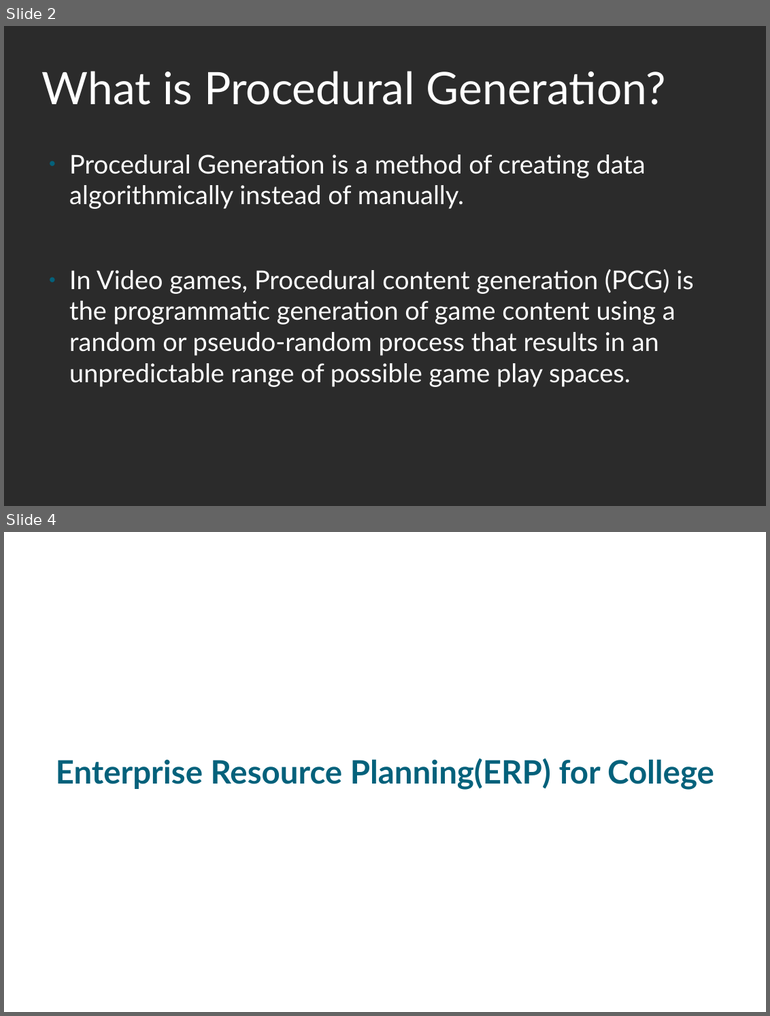
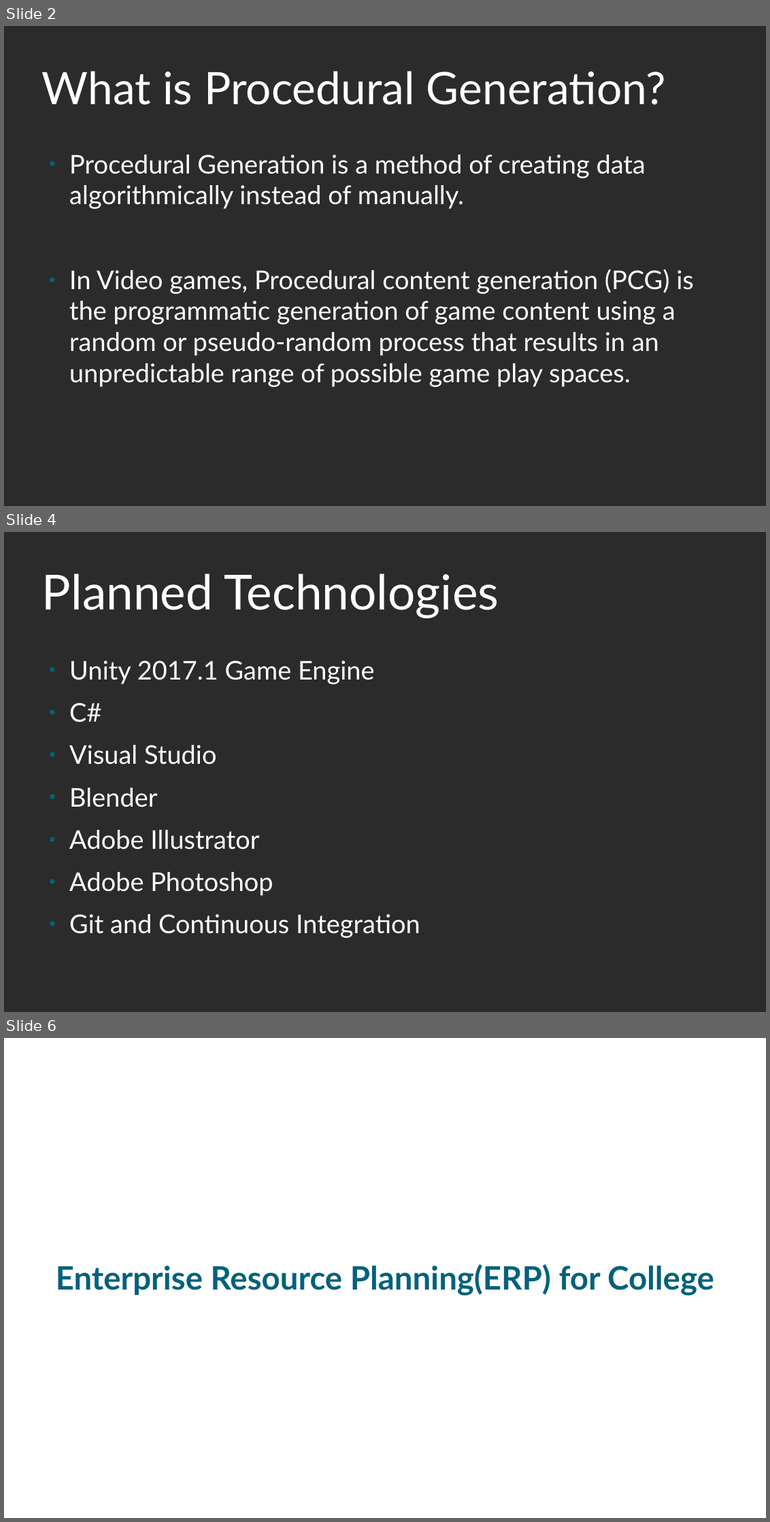
Before and after one commit to prajjwaldimri/artist-tracker, a slide deck: presentations/First.odp. Shown one above the other, each under a label of ours: slides 2 and 4 before the commit, slides 2, 4 and 6 after it; the slides between them are not shown. The pictures are 770x1016 and 770x1522 pixels, drawn with LibreOffice and Linux fonts; fonts in the diff are those of the drawing; background and template pictures are left out; a plain dark background stands for a picture behind light text. Boxes give left, top, right and bottom in pixels: in the first picture for what was removed or moved away, otherwise in the second. Text is boxed around its words. In the diff, an @@ line names an element or a change of style, - is before the commit and + after.

```diff
--- a/presentations/First.odp
+++ b/presentations/First.odp
@@ slide 4 added at (4,532,766,1012), background picture (left out) @@
@@ title added at (42,573,498,618), 60 pt, text #FFFFFF @@
+Planned Technologies
@@ text added at (69,661,420,938), 32 pt, text #FFFFFF @@
+● Unity 2017.1 Game Engine
+● C#
+● Visual Studio
+● Blender
+● Adobe Illustrator
+● Adobe Photoshop
+● Git and Continuous Integration
@@ what was slide 4 is now slide 6 @@
```
Also in this commit, not shown: 3 slides changed, 6 other slides added, 11 other files.
